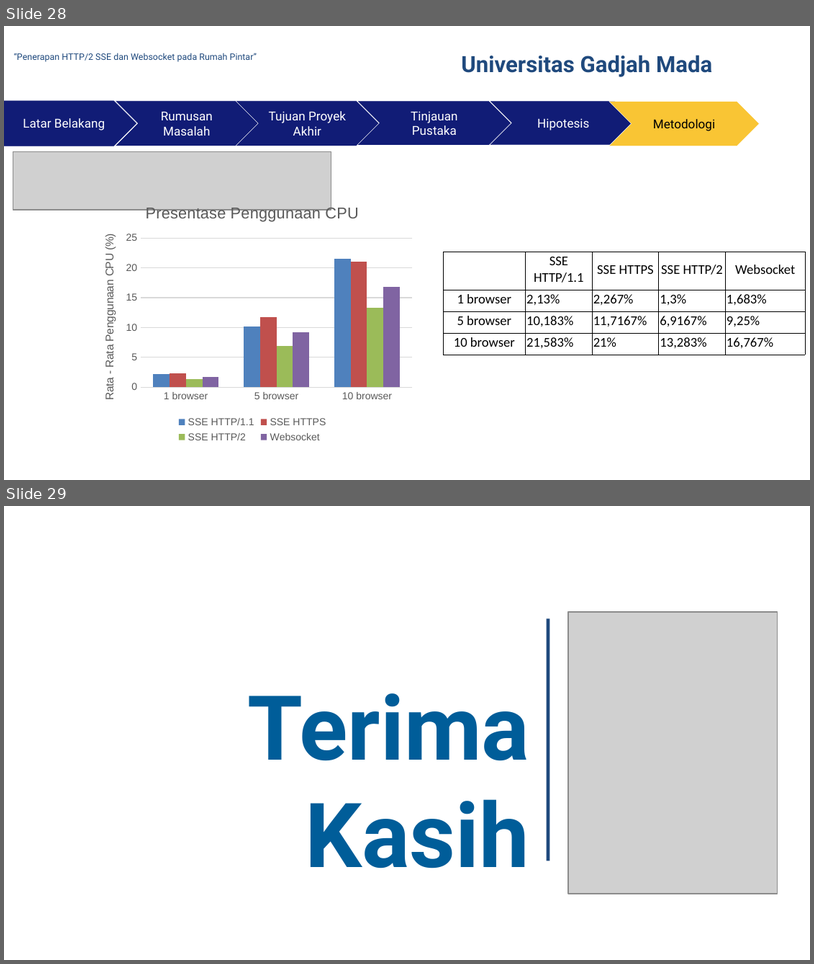
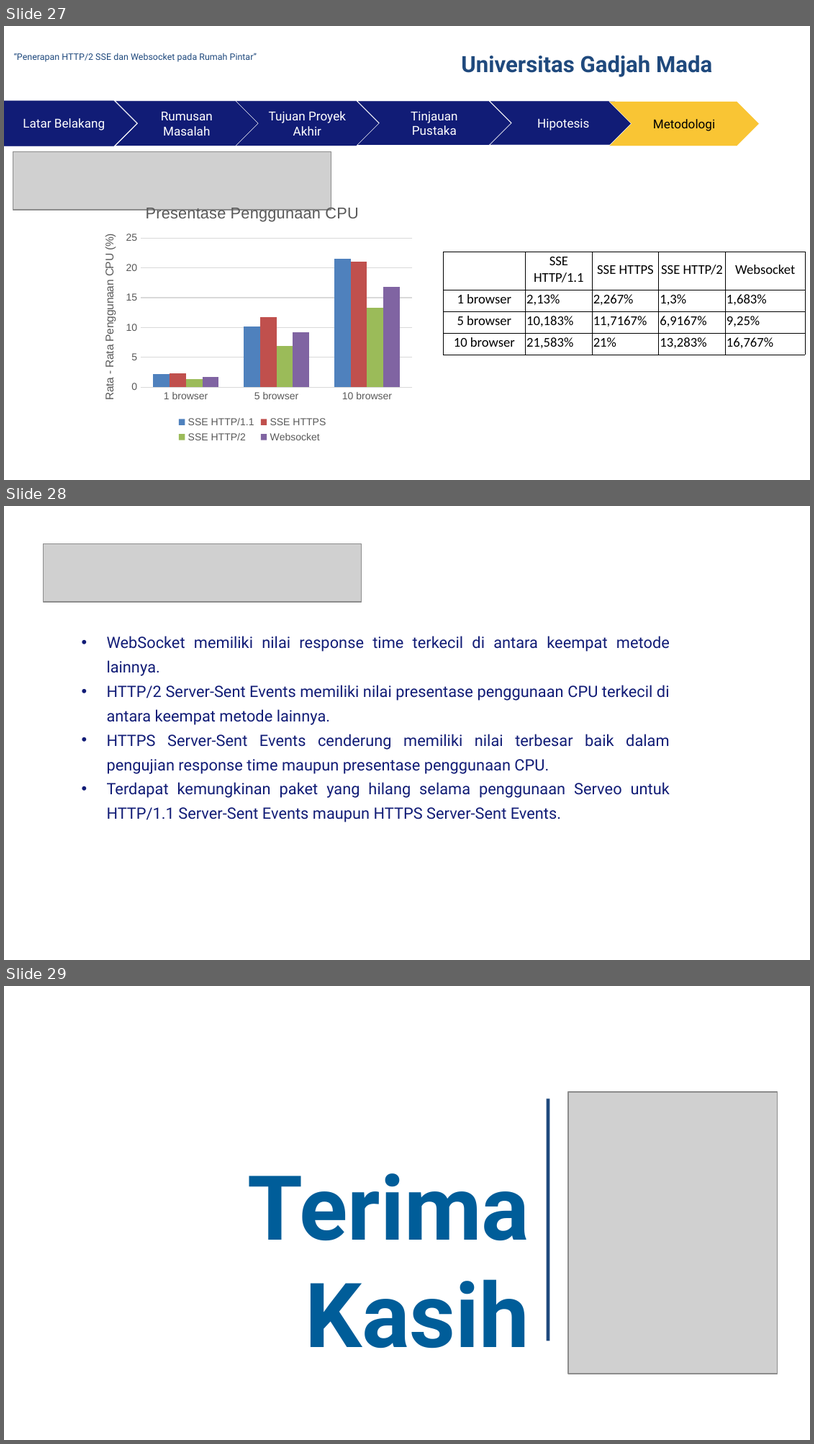
Before and after one commit to rusminto/ws_sse, a slide deck: berkas/ppt muham.pptx. Shown one above the other, each under a label of ours: slides 28 and 29 before the commit, slides 27, 28 and 29 after it. The pictures are 814x964 and 814x1444 pixels, drawn with LibreOffice and Linux fonts; fonts in the diff are those of the drawing; grey boxes stand for pictures; background and template pictures are left out. Boxes give left, top, right and bottom in pixels: in the first picture for what was removed or moved away, otherwise in the second. Text is boxed around its words. In the diff, an @@ line names an element or a change of style, - is before the commit and + after.

```diff
--- a/berkas/ppt muham.pptx
+++ b/berkas/ppt muham.pptx
@@ slide 28 added at <box>4,506,810,960</box>, background picture (left out) @@
@@ picture added at <box>44,544,361,602</box> @@
@@ text added at <box>107,636,670,822</box>, 14 pt, text #111C76 @@
+• WebSocket memiliki nilai response time terkecil di antara keempat metode lainnya.
+• HTTP/2 Server-Sent Events memiliki nilai presentase penggunaan CPU terkecil di antara keempat metode lainnya.
+• HTTPS Server-Sent Events cenderung memiliki nilai terbesar baik dalam pengujian response time maupun presentase penggunaan CPU.
+• Terdapat kemungkinan paket yang hilang selama penggunaan Serveo untuk HTTP/1.1 Server-Sent Events maupun HTTPS Server-Sent Events.
@@ what was slide 28 is now slide 27 @@
```
Also in this commit, not shown: 2 slides changed, 1 slide removed, 3 other files.
